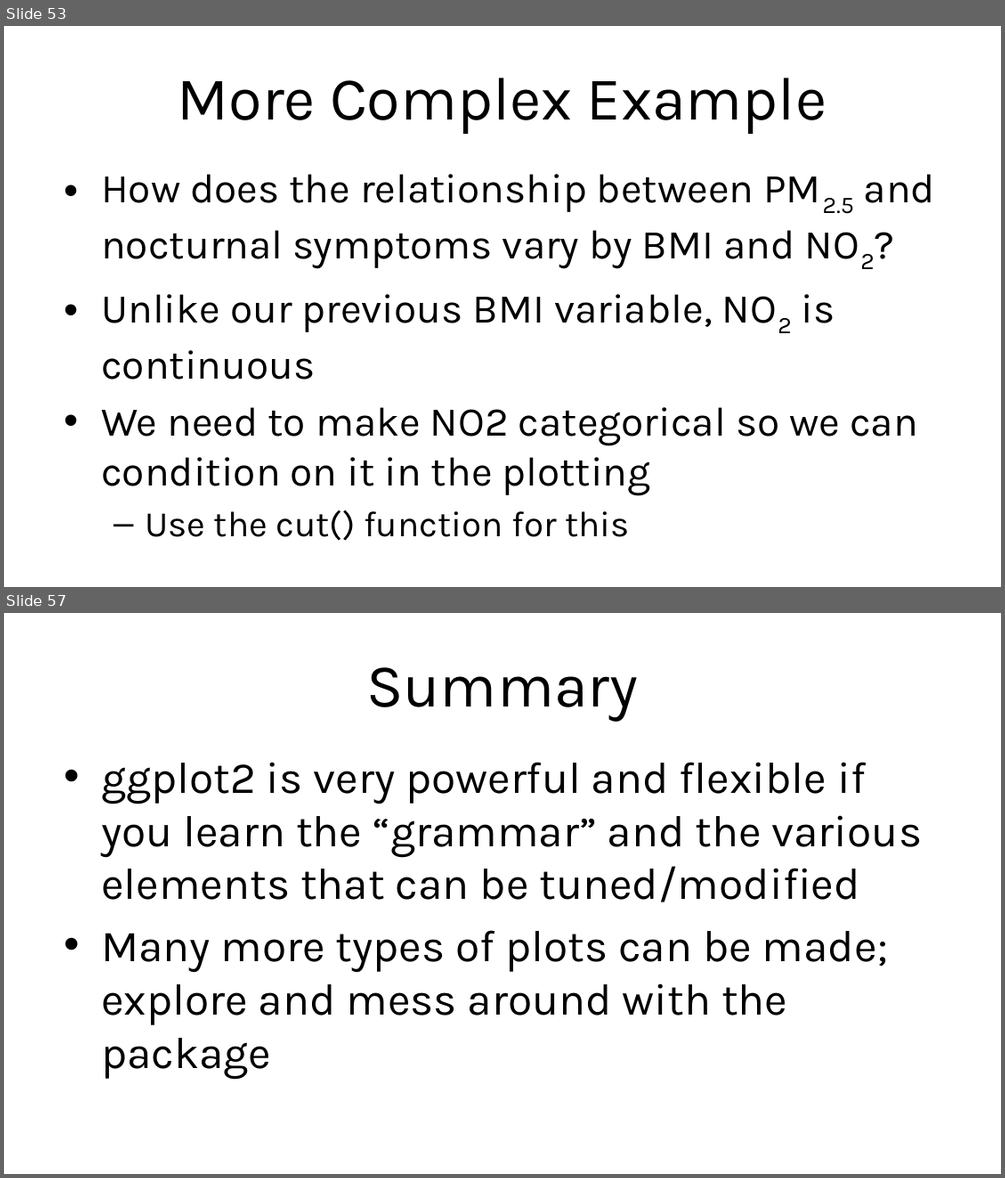
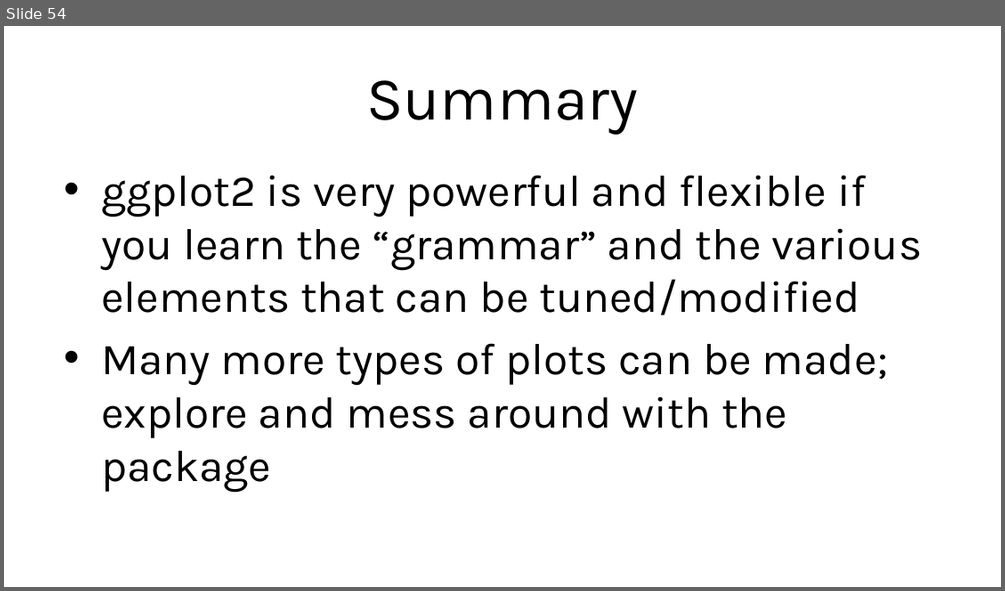
Before and after one commit to asancpt/lecture-tidyverse, a slide deck: Rweek09.pptx. Shown one above the other, each under a label of ours: slides 53 and 57 before the commit, slide 54 after it; the slides between them are not shown. The pictures are 1005x1178 and 1005x591 pixels, drawn with LibreOffice and Linux fonts; fonts in the diff are those of the drawing. Boxes give left, top, right and bottom in pixels: in the first picture for what was removed or moved away, otherwise in the second. Text is boxed around its words. In the diff, an @@ line names an element or a change of style, - is before the commit and + after.

```diff
--- a/Rweek09.pptx
+++ b/Rweek09.pptx
@@ slide 53 removed at box(4, 26, 1001, 587), background #FFFFFF @@
@@ title removed at box(178, 78, 826, 134) @@
-More Complex Example
@@ text removed at box(101, 174, 935, 540) @@
-• How does the relationship between PM2.5 and nocturnal symptoms vary by BMI and NO2?
-• Unlike our previous BMI variable, NO2 is continuous
-• We need to make NO2 categorical so we can condition on it in the plotting
-  – Use the cut() function for this
@@ what was slide 57 is now slide 54 @@
```
Also in this commit, not shown: 8 slides changed, 1 slide added, 3 other slides removed, 14 other files.
